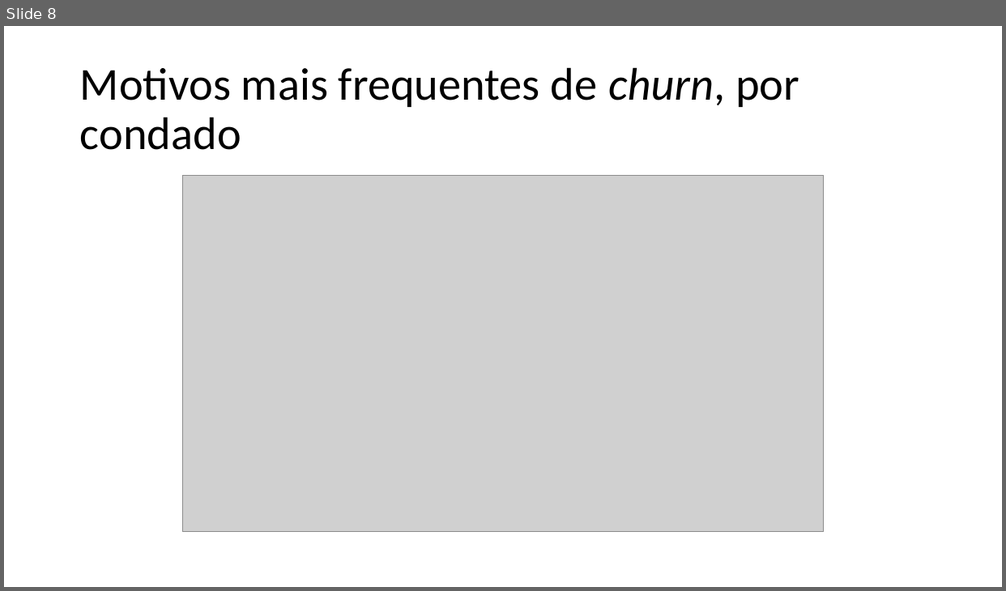
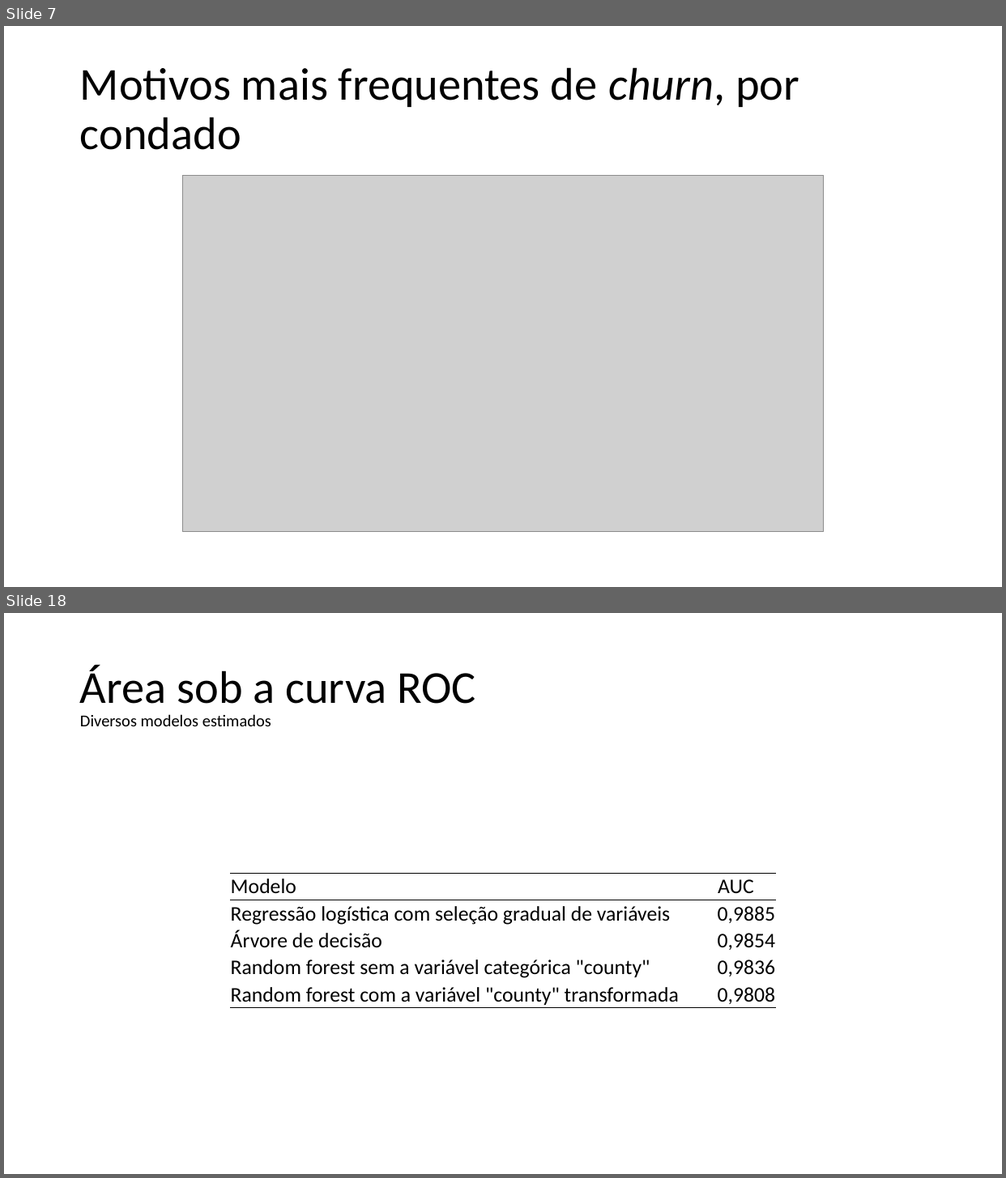
Before and after one commit to franzmonteiro/new_telco_churn, a slide deck: apresentacao.pptx. Shown one above the other, each under a label of ours: slide 8 before the commit, slides 7 and 18 after it; the slides between them are not shown. The pictures are 1006x591 and 1006x1178 pixels, drawn with LibreOffice and Linux fonts; fonts in the diff are those of the drawing; grey boxes stand for pictures; background and template pictures are left out. Boxes give left, top, right and bottom in pixels: in the first picture for what was removed or moved away, otherwise in the second. Text is boxed around its words. In the diff, an @@ line names an element or a change of style, - is before the commit and + after.

```diff
--- a/apresentacao.pptx
+++ b/apresentacao.pptx
@@ slide 18 added at (4,613,1002,1174), background picture (left out) @@
@@ title added at (80,665,477,726), 16 pt, text #000000 @@
+Área sob a curva ROC
+Diversos modelos estimados
@@ table added at (230,873,776,1008), 5 rows, 2 columns @@
+Modelo | AUC
+Regressão logística com seleção gradual de variáveis | 0,9885
+Árvore de decisão | 0,9854
+Random forest sem a variável categórica "county" | 0,9836
+Random forest com a variável "county" transformada | 0,9808
@@ what was slide 8 is now slide 7 @@
```
Also in this commit, not shown: 11 slides changed, 2 other slides added, 4 slides removed.
